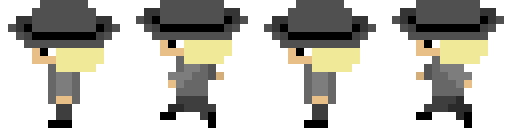
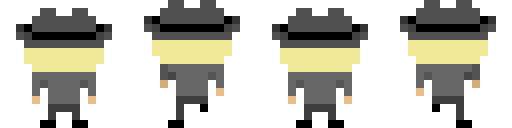
Before/after of a 512 × 128 layered artwork. What changed in the layer stack:
showed "back", painted on it over [8, 0, 504, 128]
hid "left", painted on it over [8, 0, 504, 128]
